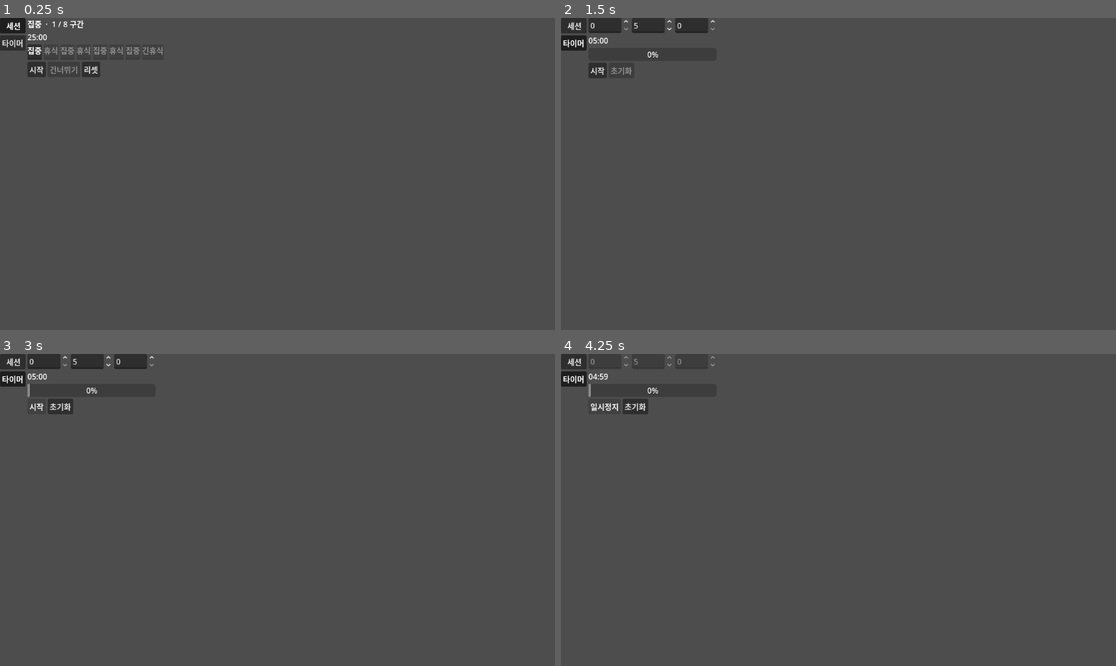
Above: before the commit, frames 1-4 (two rows, left to right).
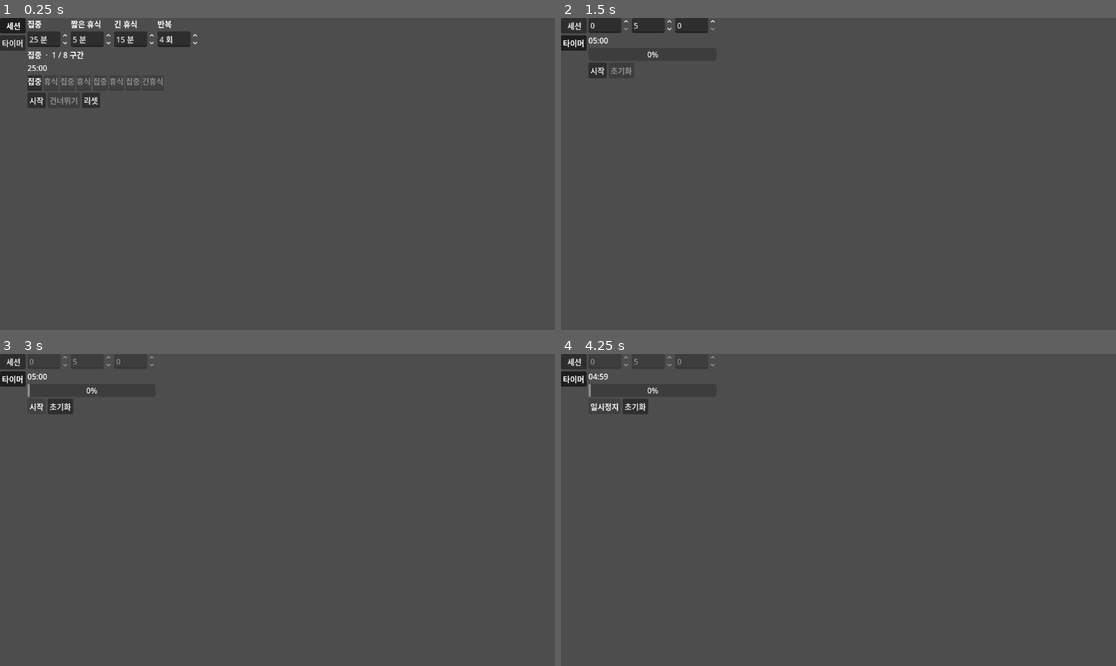
Above: after the commit, the same moments.

Repository: gee03143/voyager
Game: Godot game, scene res://scenes/timer/clock_tab.tscn
Same seed, same stepped clock (60 frames per second), same inputs: the game is played once before the commit and once after it. This scene is started directly instead of the project's main scene.
Inputs:
- Up to frame 1 (0.25 s): no input
- Up to frame 2 (1.5 s): click "세션" at 0.5 s; click "타이머" at 1.25 s
- Up to frame 3 (3 s): click "시작" at 2 s; click "일시정지" at 2.75 s
- Up to frame 4 (4.25 s): click "시작" at 3.5 s

The runs differ from the first frame. In frame 1, 2.5% of the frame differs, in the area x 4-36%, y 0-29%; in frame 2, nothing differs; in frame 3, less than 0.1%; in frame 4, nothing differs.

Commit message:
일반 타이머도 Config 저장하도록 수정
* 포모 타이머도 spinbox 통해 즉시 세팅 변경 가능하도록 수정
* 크래시 가능성 지점 예외처리 보안
* Config 저장 타이밍을 타이머 시작 시점으로 통일
* 불필요한 공백 문자, 중복 호출 제거

Diff:
--- a/scenes/timer/PromoTimer.tscn
+++ b/scenes/timer/PromoTimer.tscn
@@ -25,6 +25,46 @@
 offset_right = 40.0
 offset_bottom = 40.0
 
+[node name="Config" type="GridContainer" parent="VBox" unique_id=210816297]
+layout_mode = 2
+columns = 4
+
+[node name="FocusLabel" type="Label" parent="VBox/Config" unique_id=47230403]
+layout_mode = 2
+text = "집중"
+
+[node name="ShortBreakLabel" type="Label" parent="VBox/Config" unique_id=98134465]
+layout_mode = 2
+text = "짧은 휴식"
+
+[node name="LongBreakLabel" type="Label" parent="VBox/Config" unique_id=369984813]
+layout_mode = 2
+text = "긴 휴식"
+
+[node name="CountPabel" type="Label" parent="VBox/Config" unique_id=1671949110]
+layout_mode = 2
+text = "반복"
+
+[node name="FocusSpin" type="SpinBox" parent="VBox/Config" unique_id=1692087131]
+layout_mode = 2
+max_value = 180.0
+suffix = "분"
+
+[node name="ShortBreakSpin" type="SpinBox" parent="VBox/Config" unique_id=952149375]
+layout_mode = 2
+max_value = 180.0
+suffix = "분"
+
+[node name="LongBreakSpin" type="SpinBox" parent="VBox/Config" unique_id=841983408]
+layout_mode = 2
+max_value = 180.0
+suffix = "분"
+
+[node name="CountSpin" type="SpinBox" parent="VBox/Config" unique_id=478338213]
+layout_mode = 2
+max_value = 12.0
+suffix = "회"
+
 [node name="PhaseLabel" type="Label" parent="VBox" unique_id=436305482]
 layout_mode = 2
 
--- a/scripts/data/app_settings.gd
+++ b/scripts/data/app_settings.gd
@@ -6,6 +6,7 @@
 var short_break_seconds: float = 5 * 60
 var long_break_seconds: float = 15 * 60
 var total_focus_count: int = 4
+var timer_seconds: float = 5 * 60
 
 func to_dict() -> Dictionary:
 	return {
@@ -13,6 +14,7 @@
 		"short_break_seconds": short_break_seconds,
 		"long_break_seconds": long_break_seconds,
 		"total_focus_count": total_focus_count,
+		"timer_seconds": timer_seconds,
 	}
 
 func from_dict(d: Dictionary) -> void:
@@ -21,3 +23,4 @@
 	short_break_seconds = d.get("short_break_seconds", short_break_seconds)
 	long_break_seconds = d.get("long_break_seconds", long_break_seconds)
 	total_focus_count = max(1, int(d.get("total_focus_count", total_focus_count)))
+	timer_seconds = d.get("timer_seconds", timer_seconds)
--- a/scripts/timer/clock_tab.gd
+++ b/scripts/timer/clock_tab.gd
@@ -5,16 +5,17 @@
 
 func _ready() -> void:
 	var group := ButtonGroup.new()
-	var buttons := nav.get_children()
-	for i in buttons.size():
-		var b := buttons[i] as Button
-		b.toggle_mode = true
-		b.button_group = group
-		b.pressed.connect(_on_nav_pressed.bind(i))
-
-	if buttons.size() > 0:
-		(buttons[0] as Button).button_pressed = true
+	var idx := 0
+	for child in nav.get_children():
+		if child is Button:
+			child.toggle_mode = true
+			child.button_group = group
+			child.pressed.connect(_on_nav_pressed.bind(idx))
+			if idx == 0:
+				child.button_pressed = true
+			idx += 1
 	pages.current_tab = 0
 
 func _on_nav_pressed(index: int) -> void:
-	pages.current_tab = index
+	if index < pages.get_tab_count():
+		pages.current_tab = index
--- a/scripts/timer/normaltimer/timer_view.gd
+++ b/scripts/timer/normaltimer/timer_view.gd
@@ -15,11 +15,17 @@
 	_timer.ticked.connect(_on_ticked)
 	_timer.timer_finished.connect(_on_finished)
 
+	start_button.pressed.connect(_on_start_pressed)
+	reset_button.pressed.connect(_on_reset_pressed)
+
+	var total := int(Save.settings.timer_seconds)
+	hours_spin.value = total / 3600
+	minutes_spin.value = (total % 3600) / 60
+	seconds_spin.value = total % 60
+
 	hours_spin.value_changed.connect(_on_time_changed)
 	minutes_spin.value_changed.connect(_on_time_changed)
 	seconds_spin.value_changed.connect(_on_time_changed)
-	start_button.pressed.connect(_on_start_pressed)
-	reset_button.pressed.connect(_on_reset_pressed)
 
 	_apply_duration()
 
@@ -40,8 +46,15 @@
 	if _timer.is_running():
 		_timer.pause()
 	else:
+		var was_started := _timer.started
 		_timer.start()
+		if not was_started and _timer.started:
+			_save_settings()
 	_refresh_controls()
+
+func _save_settings() -> void:
+	Save.settings.timer_seconds = _input_seconds()
+	Save.save_game()
 
 func _on_reset_pressed() -> void:
 	_timer.reset()
@@ -56,10 +69,11 @@
 
 func _refresh_controls() -> void:
 	var running := _timer.is_running()
+	var is_standby := not _timer.started
 	start_button.text = "일시정지" if running else "시작"
 	start_button.disabled = _timer.finished
-	reset_button.disabled = not _timer.started
+	reset_button.disabled = is_standby
 
-	hours_spin.editable = not running
-	minutes_spin.editable = not running
-	seconds_spin.editable = not running
+	hours_spin.editable = is_standby
+	minutes_spin.editable = is_standby
+	seconds_spin.editable = is_standby
--- a/scripts/timer/pomo/pomodoro.gd
+++ b/scripts/timer/pomo/pomodoro.gd
@@ -25,7 +25,6 @@
 	add_child(_countdown)
 	_countdown.ticked.connect(_on_countdown_ticked)
 	_countdown.finished.connect(_on_countdown_finished)
-	build_plan()
 
 func build_plan() -> void:
 	segment_types.clear()
--- a/scripts/timer/pomo/pomodoro_view.gd
+++ b/scripts/timer/pomo/pomodoro_view.gd
@@ -9,6 +9,10 @@
 @onready var start_button: Button = $VBox/Buttons/StartButton
 @onready var skip_button: Button = $VBox/Buttons/SkipButton
 @onready var stop_button: Button = $VBox/Buttons/StopButton
+@onready var focus_spin: SpinBox = $VBox/Config/FocusSpin
+@onready var short_break_spin: SpinBox = $VBox/Config/ShortBreakSpin
+@onready var long_break_spin: SpinBox = $VBox/Config/LongBreakSpin
+@onready var count_spin: SpinBox = $VBox/Config/CountSpin
 
 var _chips: Array[PomoSegmentChip] = []
 
@@ -23,18 +27,45 @@
 	skip_button.pressed.connect(_on_skip_pressed)
 	stop_button.pressed.connect(_on_stop_pressed)
 
-	pomodoro.focus_seconds = Save.settings.focus_seconds
-	pomodoro.short_break_seconds = Save.settings.short_break_seconds
-	pomodoro.long_break_seconds = Save.settings.long_break_seconds
-	pomodoro.total_focus_count = Save.settings.total_focus_count
+	focus_spin.value = Save.settings.focus_seconds / 60.0
+	short_break_spin.value = Save.settings.short_break_seconds / 60.0
+	long_break_spin.value = Save.settings.long_break_seconds / 60.0
+	count_spin.value = Save.settings.total_focus_count
 
+	focus_spin.value_changed.connect(_on_config_changed)
+	short_break_spin.value_changed.connect(_on_config_changed)
+	long_break_spin.value_changed.connect(_on_config_changed)
+	count_spin.value_changed.connect(_on_config_changed)
+
+	_configure_pomodoro()
+
+func _configure_pomodoro() -> void:
+	pomodoro.focus_seconds = focus_spin.value * 60.0
+	pomodoro.short_break_seconds = short_break_spin.value * 60.0
+	pomodoro.long_break_seconds = long_break_spin.value * 60.0
+	pomodoro.total_focus_count = int(count_spin.value)
 	pomodoro.build_plan()
+
+func _on_config_changed(_v: float) -> void:
+	if pomodoro.started:
+		return
+	_configure_pomodoro()
+
+func _save_settings() -> void:
+	Save.settings.focus_seconds = focus_spin.value * 60.0
+	Save.settings.short_break_seconds = short_break_spin.value * 60.0
+	Save.settings.long_break_seconds = long_break_spin.value * 60.0
+	Save.settings.total_focus_count = int(count_spin.value)
+	Save.save_game()
 
 func _on_start_pressed() -> void:
 	if pomodoro.is_running():
 		pomodoro.pause()
 	else:
+		var fresh := not pomodoro.started
 		pomodoro.start()
+		if fresh:
+			_save_settings()
 	_refresh_controls()
 
 func _on_skip_pressed() -> void:
@@ -72,6 +103,12 @@
 	start_button.disabled = pomodoro.finished
 	skip_button.disabled = pomodoro.finished or not pomodoro.started
 
+	var locked := pomodoro.started
+	focus_spin.editable = not locked
+	short_break_spin.editable = not locked
+	long_break_spin.editable = not locked
+	count_spin.editable = not locked
+
 func _rebuild_timeline() -> void:
 	for chip in _chips:
 		chip.queue_free()
Not shown, changed: docs/roadmap.md
